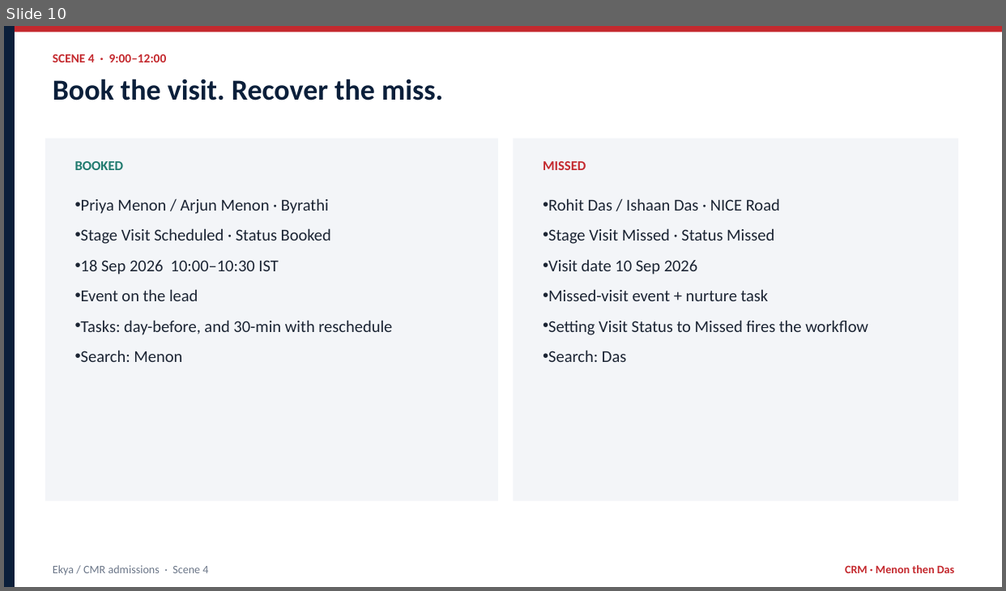
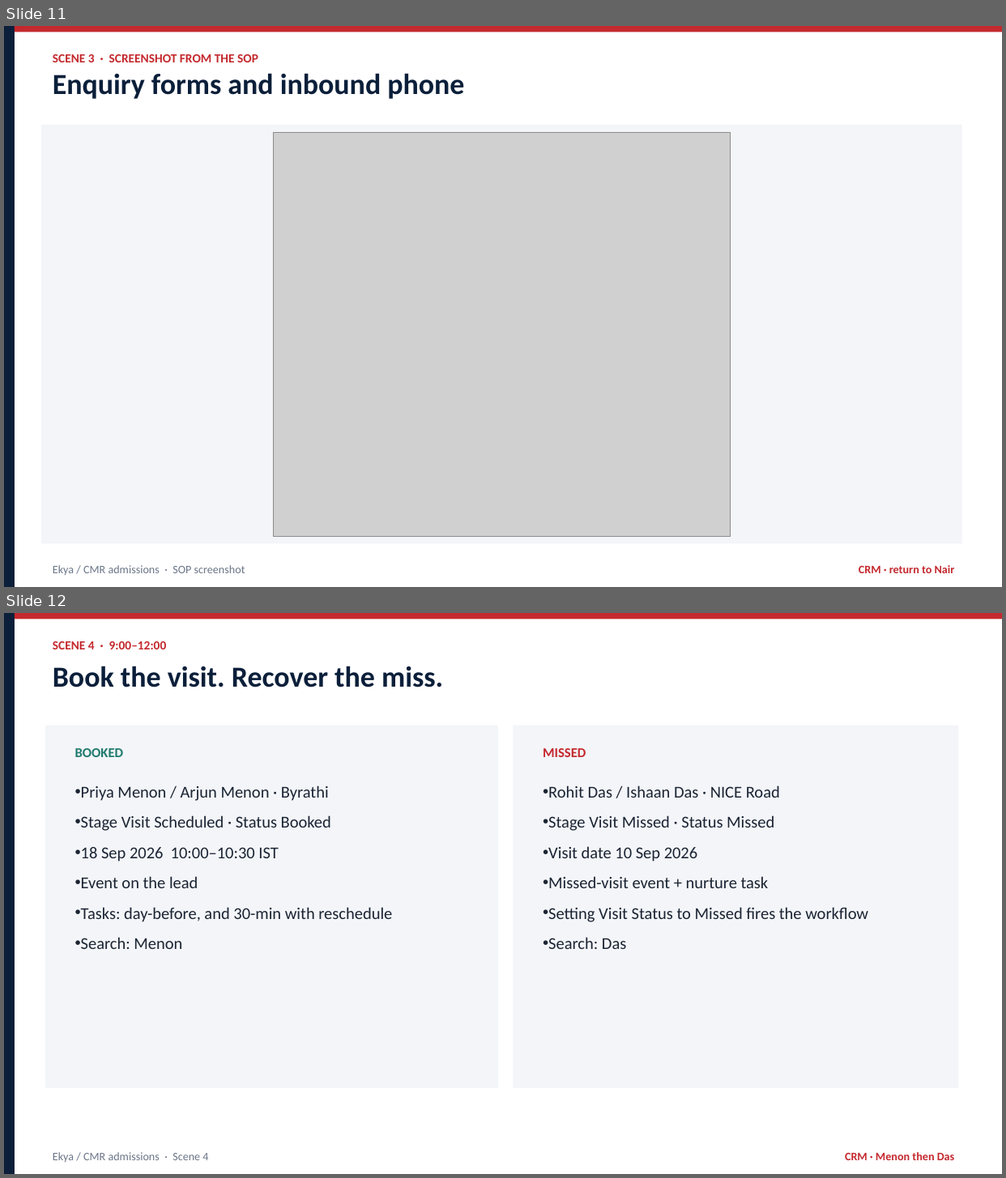
Before and after one commit to JuliaSan09/glowing-chainsaw, a slide deck: docs/ekya-admissions/show/Ekya-CMR-Admissions-Demo.pptx. Shown one above the other, each under a label of ours: slide 10 before the commit, slides 11 and 12 after it. The pictures are 1006x591 and 1006x1178 pixels, drawn with LibreOffice and Linux fonts; fonts in the diff are those of the drawing; grey boxes stand for pictures. Boxes give left, top, right and bottom in pixels: in the first picture for what was removed or moved away, otherwise in the second. Text is boxed around its words. In the diff, an @@ line names an element or a change of style, - is before the commit and + after.

```diff
--- a/docs/ekya-admissions/show/Ekya-CMR-Admissions-Demo.pptx
+++ b/docs/ekya-admissions/show/Ekya-CMR-Admissions-Demo.pptx
@@ slide 11 added at (x1=4, y1=26, x2=1002, y2=587), background #FFFFFF @@
@@ rectangle added at (x1=4, y1=26, x2=15, y2=587), fill #0B1F3A @@
@@ rectangle added at (x1=15, y1=26, x2=1002, y2=32), fill #C4292E @@
@@ text added at (x1=53, y1=54, x2=258, y2=62), 12 pt, text #C4292E, bold @@
+SCENE 3 · SCREENSHOT FROM THE SOP
@@ text added at (x1=53, y1=73, x2=464, y2=99), 28 pt, text #0B1F3A, bold @@
+Enquiry forms and inbound phone
@@ rectangle added at (x1=41, y1=125, x2=962, y2=544), fill #F3F5F8 @@
@@ picture added at (x1=273, y1=132, x2=731, y2=536) @@
@@ text added at (x1=53, y1=565, x2=245, y2=575), 11 pt, text #6B7688 @@
+Ekya / CMR admissions · SOP screenshot
@@ text added at (x1=859, y1=565, x2=955, y2=574), 11 pt, text #C4292E, bold @@
+CRM · return to Nair
@@ what was slide 10 is now slide 12 @@
```
Also in this commit, not shown: 1 slide changed, 4 other slides added, 19 other files.
